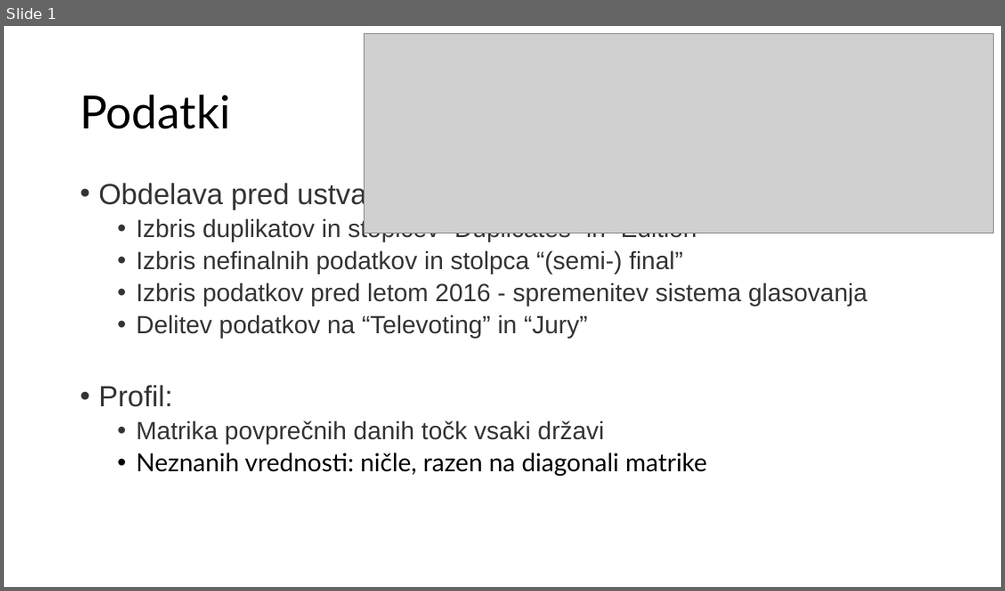
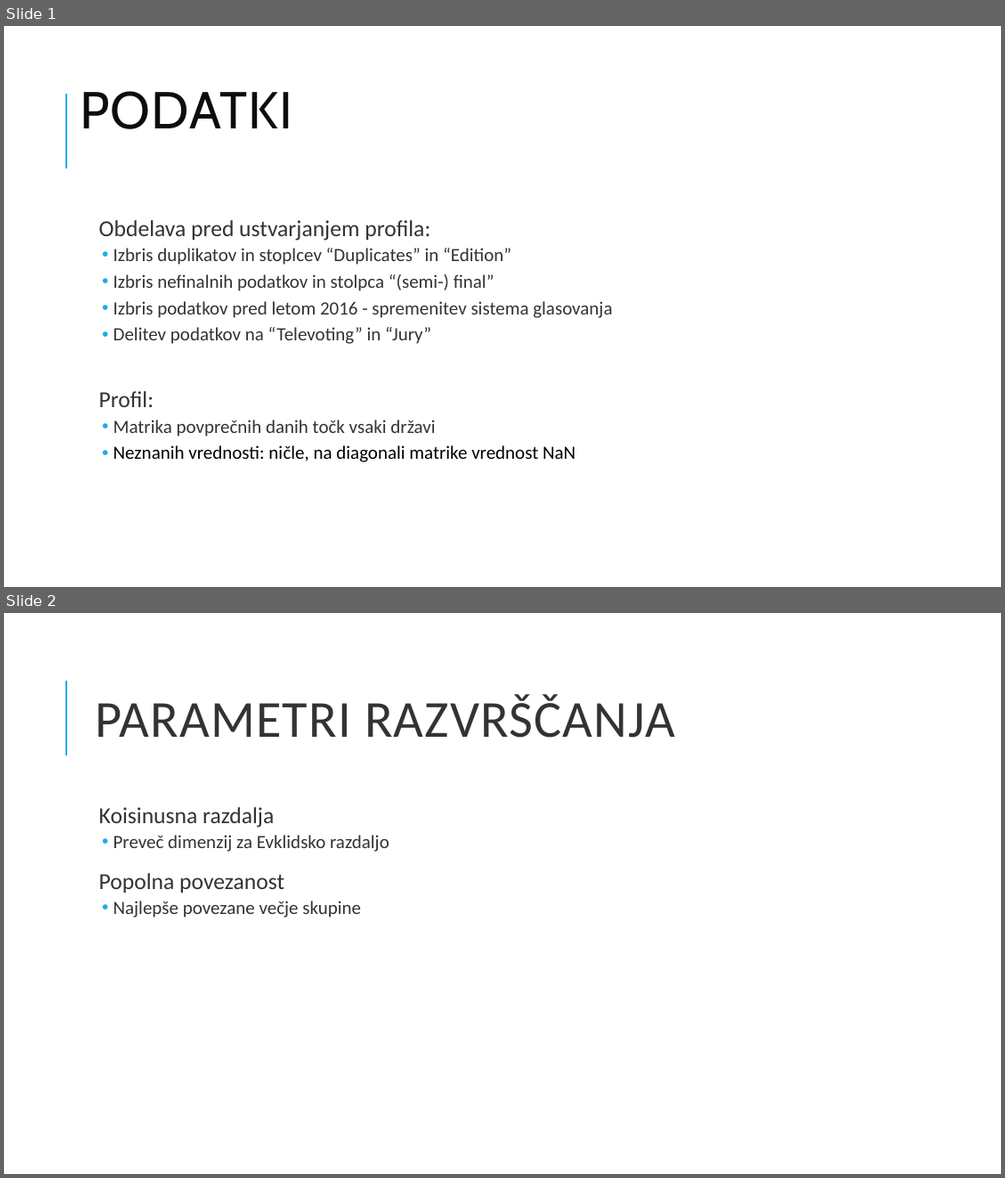
Before and after one commit to MatevzVidovic/UOZP, a slide deck: Aljaz/Naloga1/Aljaž_Rakovec_hw1.pptx. Shown one above the other, each under a label of ours: slide 1 before the commit, slides 1 and 2 after it. The pictures are 1005x591 and 1005x1178 pixels, drawn with LibreOffice and Linux fonts; fonts in the diff are those of the drawing; grey boxes stand for pictures. Boxes give left, top, right and bottom in pixels: in the first picture for what was removed or moved away, otherwise in the second. Text is boxed around its words. In the diff, an @@ line names an element or a change of style, - is before the commit and + after.

```diff
--- a/Aljaz/Naloga1/Aljaž_Rakovec_hw1.pptx
+++ b/Aljaz/Naloga1/Aljaž_Rakovec_hw1.pptx
@@ slide 2 added at (4,613,1001,1174), background #FFFFFF; not listed: 1 template element that a slide beside it also shows @@
@@ title added at (95,694,675,738), 50 pt, text #333333 @@
+PARAMETRI RAZVRŠČANJA
@@ text added at (99,807,389,917), 18 pt, text #333333 @@
+  Koisinusna razdalja
+  • Preveč dimenzij za Evklidsko razdaljo
+  Popolna povezanost
+  • Najlepše povezane večje skupine
@@ slide 1 changed as well @@
@@ picture removed at (364,33,994,233) @@
@@ line added from (66, 168) to (66, 94), #1CADE4 1.5 pt @@
@@ title at (80,91,292,129): text changed; size 44 to 50 pt; font Lato to Cabin; text colour #000000 to #0D0D0D @@
-Podatki
+PODATKI
@@ text "Obdelava pred ustvarjanjem profila:": place and size @@
-text "Obdelava pred ustvarjanjem profila:" at (98,181,867,475)
+text "Obdelava pred ustvarjanjem profila:" at (99,220,612,462)
@@ text at (99,220,612,436): size 28 to 22 pt in "Obdelava pred ustvarjanjem profila:", "Profil:"; font Arial to Calibri in "Obdelava pred ustvarjanjem profila:", "Izbris duplikatov in stoplcev “Duplicates” in “Edition”", "Izbris nefinalnih podatkov in stolpca “(semi-) final”", "Izbris podatkov pred letom 2016 - spremenitev ..." and 3 more places; size 24 to 18 pt in "Izbris duplikatov in stoplcev “Duplicates” in “Edition”", "Izbris nefinalnih podatkov in stolpca “(semi-) final”", "Izbris podatkov pred letom 2016 - spremenitev ...", "Delitev podatkov na “Televoting” in “Jury”" and 1 more places; bullet • to  ; more space between paragraphs; indent changed @@
@@ text at (113,445,575,462): text changed; size 24 to 18 pt; font Lato to Calibri @@
-  • Neznanih vrednosti: ničle, razen na diagonali matrike
+  • Neznanih vrednosti: ničle, na diagonali matrike vrednost NaN
```
Also in this commit, not shown: 4 other slides added, 6 slides removed, 12 other files.
